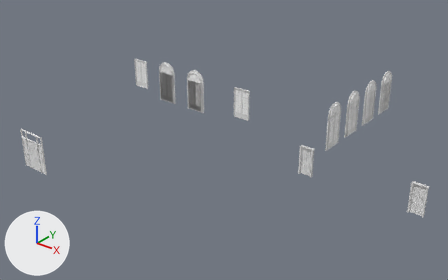
One commit to the glTF model na-project-portal/26-Projects/RB05__WestFarm/30__TrueVision__AppContent/DesignPhase01__ConceptDesign__Scheme-01/RB05__Storey__GroundFloor__ProposedDoors__MeshModel__.glb: the scene before it, then after it.
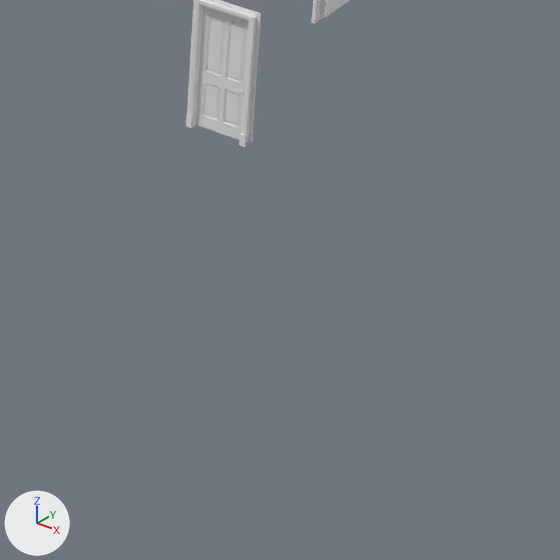
Each version is shown whole from a 50 mm lens placed at (47.39, -6.7, 20.92), pointed at (20.89, 26.43, 0.38), then close up on the part from 58% to 85% of the width and 52% to 95% of the height. Every picture has the same lights, and +X, +Y and +Z are marked at lower left. The first two pictures are the older version. Where no turn or scale is listed for an object, it has been applied to the vertices.

Names of what the first close-up shows: '25__ProposedBuilding__Doors::Default.005', '25__ProposedBuilding__Doors::Default.006', '25__ProposedBuilding__Doors::Default.007', '25__ProposedBuilding__Doors::Default.008' and 2 more.
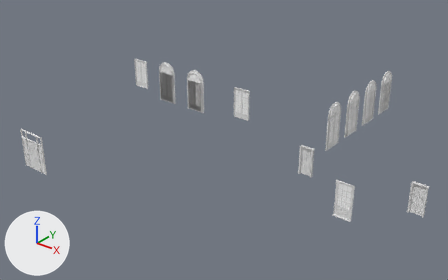
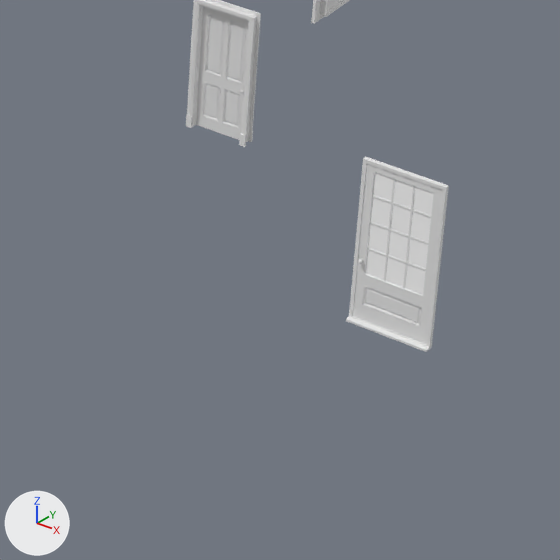
Where the change shows, as pixel boxes (x1, y1, x2, y2) in the close-ups (560 x 560 px):
'25__ProposedBuilding__Doors::Default.010', added
    after: (353, 164, 442, 344)
'25__ProposedBuilding__Doors::MAT101__Glass__ClearDefault', added
    after: (366, 172, 434, 295)
'25__ProposedBuilding__Doors::Default.009', added
    after: (349, 157, 449, 349)
'Layer0::Default', added
    after: (346, 316, 429, 352)

Patch to the scene script:
```diff
--- a/na-project-portal/26-Projects/RB05__WestFarm/30__TrueVision__AppContent/DesignPhase01__ConceptDesign__Scheme-01/RB05__Storey__GroundFloor__ProposedDoors__MeshModel__.glb.py
+++ b/na-project-portal/26-Projects/RB05__WestFarm/30__TrueVision__AppContent/DesignPhase01__ConceptDesign__Scheme-01/RB05__Storey__GroundFloor__ProposedDoors__MeshModel__.glb.py
@@ me_doormesh_16_layer0__default @@
+me_doormesh_16_layer0__default.from_pydata([(-1.2, 0.0, 0.04), (0.0, -0.075, 0.03), (0.0, 0.0, 0.04), (-1.2, -0.075, 0.03), (0.0, 0.0, 0.0), (0.0, -0.075, 0.0), (-1.2, 0.0, 0.0), (-1.2, -0.075, 0.0)], [], [(0, 1, 2), (1, 0, 3), (1, 4, 2), (4, 1, 5), (5, 6, 4), (6, 5, 7), (7, 0, 6), (0, 7, 3), (0, 4, 6), (4, 0, 2), (1, 7, 5), (7, 1, 3)])
+me_doormesh_16_layer0__default.materials.append(mat_default)  # white #e7e7e7
@@ ob_25__proposedbuilding__doors__mat101__glass__cleardefault @@
+ob_25__proposedbuilding__doors__mat101__glass__cleardefault = bpy.data.objects.new('25__ProposedBuilding__Doors::MAT101__Glass__ClearDefault', me_doormesh_18_25__proposedbuilding__doors__mat101__glass__cleardefault)  # 96 vertices, 144 faces; spans x 0.16..1.02, y 0.26..0.28, z 0.7..2.26; in mat_mat101__glass__cleardefault (white #ffffff)
+ob_25__proposedbuilding__doors__mat101__glass__cleardefault.parent = ob_mod001__rot__90_deg__doorpanel_002
+ob_25__proposedbuilding__doors__mat101__glass__cleardefault.location = (0.0, 0.0, 0.0)
@@ ob_mod001__rot__90_deg__doorpanel_002 @@
+ob_mod001__rot__90_deg__doorpanel_002 = bpy.data.objects.new('MOD001__ROT__90-Deg__DoorPanel.002', None)
+ob_mod001__rot__90_deg__doorpanel_002.parent = ob_adr001__externalldoor__bespokegeorgian__collanadeentrance__20
+ob_mod001__rot__90_deg__doorpanel_002.location = (-0.04, -0.3, 0.05)
@@ ob_adr001__externalldoor__bespokegeorgian__collanadeentrance__20 @@
+ob_adr001__externalldoor__bespokegeorgian__collanadeentrance__20 = bpy.data.objects.new('ADR001__ExternallDoor__BespokeGeorgian__CollanadeEntrance__20', None)
+ob_adr001__externalldoor__bespokegeorgian__collanadeentrance__20.location = (33.45, 23.05, 0.0)
+ob_adr001__externalldoor__bespokegeorgian__collanadeentrance__20.rotation_euler = (3.142, 0.0, 0.0)  # degrees (180, 0, 0)
+ob_adr001__externalldoor__bespokegeorgian__collanadeentrance__20.scale = (-1.0, -1.0, -1.0)
@@ ob_25__proposedbuilding__doors__default_010 @@
+ob_25__proposedbuilding__doors__default_010 = bpy.data.objects.new('25__ProposedBuilding__Doors::Default.010', me_doormesh_17_25__proposedbuilding__doors__default)  # 1202 vertices, 2400 faces; spans x 0.04..1.14, y 0.17..0.38, z 0.0..2.35; in mat_default (white #e7e7e7)
+ob_25__proposedbuilding__doors__default_010.parent = ob_mod001__rot__90_deg__doorpanel_002
+ob_25__proposedbuilding__doors__default_010.location = (0.0, 0.0, 0.0)
@@ ob_layer0__default @@
+ob_layer0__default = bpy.data.objects.new('Layer0::Default', me_doormesh_16_layer0__default)
+ob_layer0__default.location = (33.5, 22.98, 0.0)
@@ ob_25__proposedbuilding__doors__default_009 @@
+ob_25__proposedbuilding__doors__default_009 = bpy.data.objects.new('25__ProposedBuilding__Doors::Default.009', me_doormesh_15_25__proposedbuilding__doors__default)  # 16 vertices, 32 faces; spans x -0.01..1.19, y 0.04..0.11, z 0.0..2.45; in mat_default (white #e7e7e7)
+ob_25__proposedbuilding__doors__default_009.parent = ob_sub001__exteriorldoor__doorframe
+ob_25__proposedbuilding__doors__default_009.location = (0.0, 0.0, 0.0)
@@ ob_sub001__exteriorldoor__doorframe @@
+ob_sub001__exteriorldoor__doorframe = bpy.data.objects.new('SUB001__ExteriorlDoor__DoorFrame', None)
+ob_sub001__exteriorldoor__doorframe.parent = ob_adr001__externalldoor__bespokegeorgian__collanadeentrance__20
+ob_sub001__exteriorldoor__doorframe.location = (-0.04, -0.11, 0.0)
```
